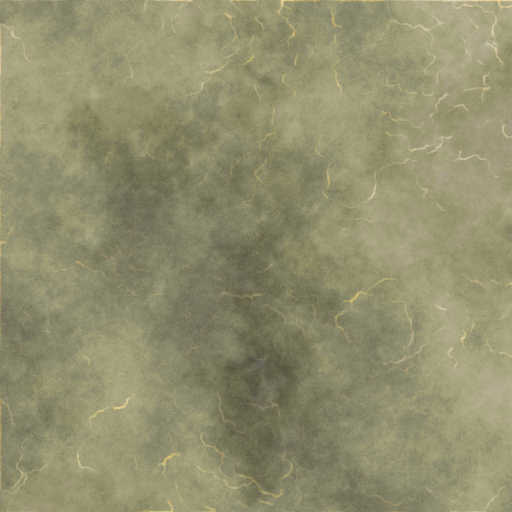
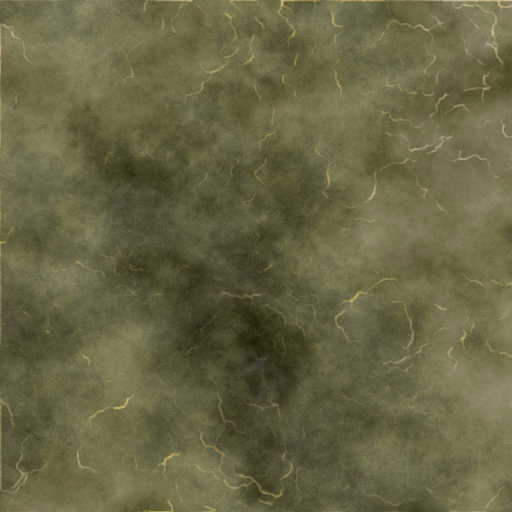
Layers edited between the first and the second 512px x 512px image:
added layer "New Layer#3" (luminosity) above "Background" over [0, 0, 512, 512]
painted on "Background" over [0, 0, 512, 512]
